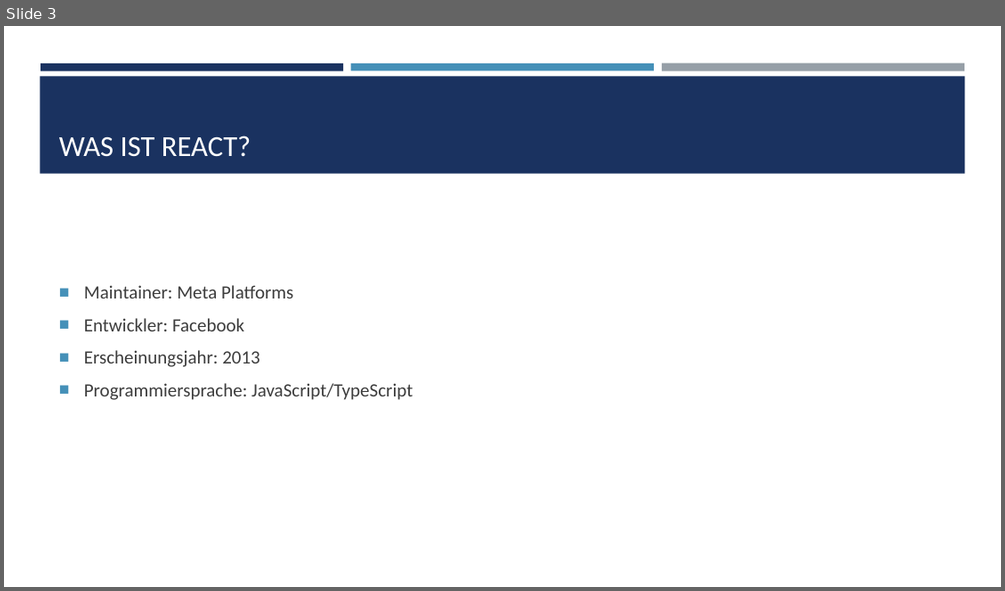
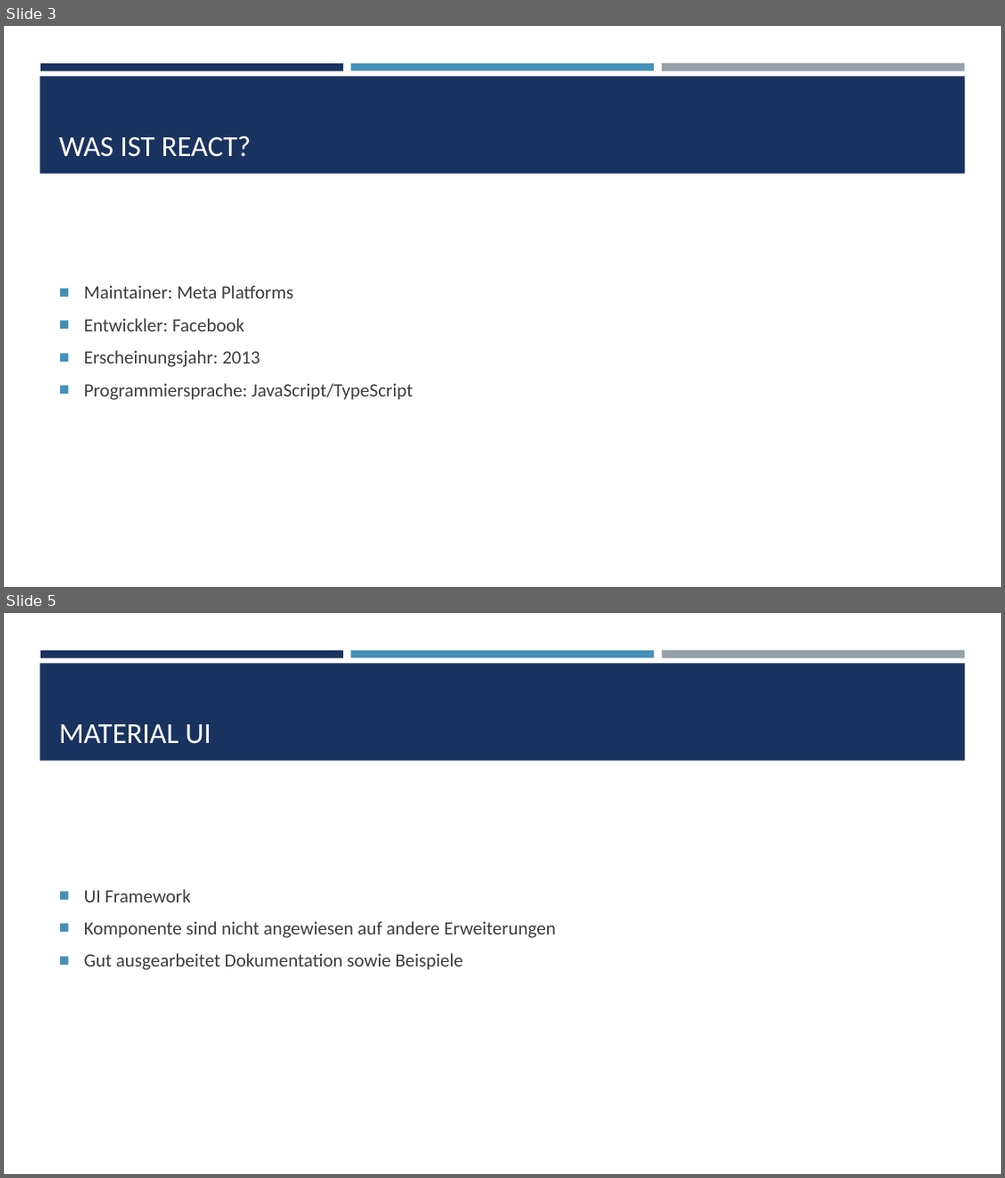
Before and after one commit to Stjeopka/NFT-Shop, a slide deck: NFT-Shop.pptx. Shown one above the other, each under a label of ours: slide 3 before the commit, slides 3 and 5 after it; the slides between them are not shown. The pictures are 1005x591 and 1005x1178 pixels, drawn with LibreOffice and Linux fonts; fonts in the diff are those of the drawing. Boxes give left, top, right and bottom in pixels: in the first picture for what was removed or moved away, otherwise in the second. Text is boxed around its words. In the diff, an @@ line names an element or a change of style, - is before the commit and + after.

```diff
--- a/NFT-Shop.pptx
+++ b/NFT-Shop.pptx
@@ slide 5 added at (4, 613, 1001, 1174), background #FFFFFF; not listed: 4 template elements that a slide beside it also shows @@
@@ title added at (59, 724, 211, 744), 28 pt, text #FFFFFF @@
+MATERIAL UI
@@ text added at (84, 889, 555, 970), 18 pt, text #3D3D3D @@
+■ UI Framework
+■ Komponente sind nicht angewiesen auf andere Erweiterungen
+■ Gut ausgearbeitet Dokumentation sowie Beispiele
```
Also in this commit, not shown: 1 slide changed, 4 other slides added, 1 slide removed.
